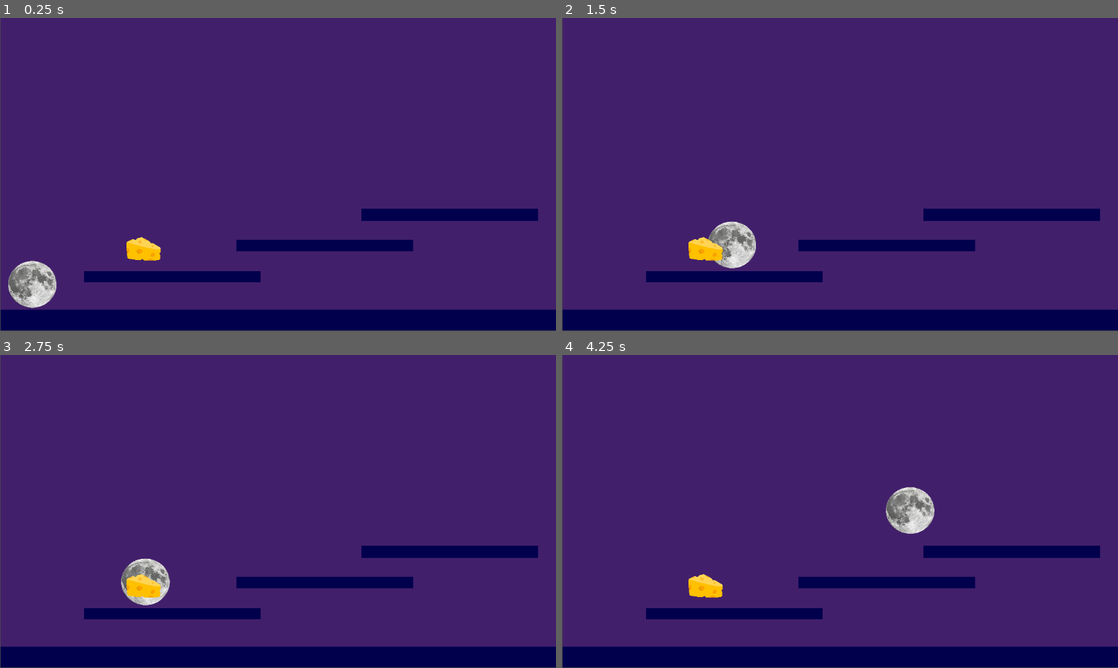
Above: before the commit, frames 1-4 (two rows, left to right).
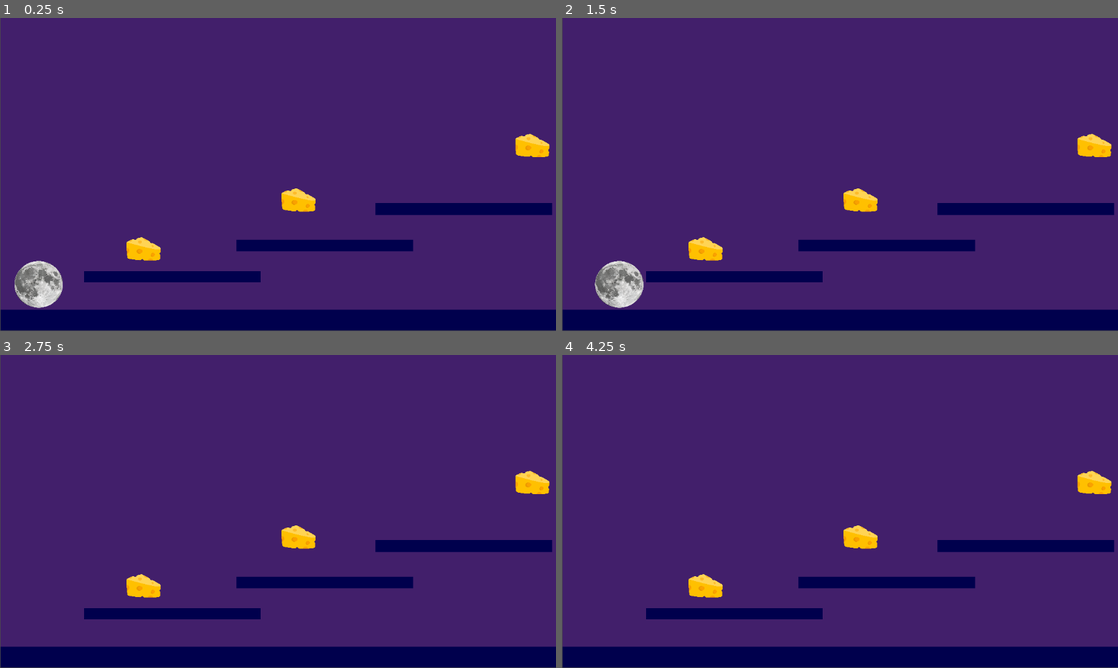
Above: after the commit, the same moments.

Repository: jadyn-h/WarioWareGame
Game: Godot game, scene res://Scenes/minigame_1.tscn
Two runs of this game, one before a commit and one after it. Both use one fixed random seed, a clock stepped at 60 frames per second and the inputs below. This scene is started directly instead of the project's main scene.
Inputs (mouse positions are in pixels of both pictures, inside the frame that each line leads up to):
- Up to frame 1 (0.25 s): no input
- Up to frame 2 (1.5 s): tap Enter (ui_accept) at 0.5, 0.77 s; move the mouse to (962, 158) at 0.52 s; hold Right (ui_right) from 0.53 s (still down); tap Alt at 0.6 s; click (962, 158) at 0.67 s; move the mouse to (728, 190) at 1.27 s; tap Shift at 1.35 s
- Up to frame 3 (2.75 s): tap Enter (ui_accept) at 1.52 s; move the mouse to (333, 442) at 2.02 s; release Right (ui_right) at 2.03 s; hold Left (ui_left) from 2.03 s (still down); tap Alt at 2.1 s
- Up to frame 4 (4.25 s): move the mouse to (812, 574) at 2.77 s; release Left (ui_left) at 2.78 s; hold Right (ui_right) from 2.78 s (still down); tap Shift at 2.85 s; click (812, 574) at 2.92 s; tap Enter (ui_accept) at 3.02, 3.77 s; move the mouse to (1006, 558) at 3.52 s; tap Alt at 3.6 s

The runs differ from the first frame. In frame 1, 2.9% of the frame differs, in the area x 1-100%, y 36-93%; in frame 2, 4.0%, in the area x 5-100%, y 36-93%; in frame 3, 2.7%; in frame 4, 3.1%.
Error after the commit: Attempt to call function 'Timer' in base 'null instance' on a null instance. (res://Scenes/minigame_1.gd:12)

Commit message:
created the mechanics behind the gameplay of the 1st minigame
theres a bug so idk if this really works

Diff:
--- /dev/null
+++ b/Scenes/cheese.gd
@@ -0,0 +1,13 @@
+extends Node2D
+@onready var player: CharacterBody2D = $"../Player"
+@onready var self_area = $Area2D
+@onready var player_area = $"../Player/Area2D"
+
+signal cheese_collected
+
+# Called every frame. 'delta' is the elapsed time since the previous frame.
+func _process(delta: float) -> void:
+	if player_area.overlaps_area(self_area):
+		if self.visible:
+			emit_signal("cheese_collected")
+			self.hide()
--- /dev/null
+++ b/Scenes/minigame_1.gd
@@ -0,0 +1,33 @@
+extends Node2D
+@onready var themed_timer: Node2D = $ThemedTimer
+#BUGGG got to figure this out hmm
+
+
+var cheese_collected = 0
+var timer_end = false
+
+# Called when the node enters the scene tree for the first time.
+func _ready() -> void:
+
+	await themed_timer.Timer(10.0)
+	timer_end = true
+
+# Called every frame. 'delta' is the elapsed time since the previous frame.
+func _process(delta: float) -> void:
+
+	if cheese_collected == 3:
+		if Global.minigames_done > 3:
+			get_tree().change_scene_to_file("res://Scenes/title_screen.tscn")
+			#MUST CHANGE TO AN END SCREEN LATER
+		else:
+			get_tree().change_scene_to_file("res://scenes/timer_screen.tscn")
+
+	if timer_end:
+		Global.minigames_done -=1
+		Global.lives -= 1
+		get_tree().change_scene_to_file("res://scenes/timer_screen.tscn")
+
+
+func _on_cheese_collection() -> void:
+	cheese_collected = cheese_collected +1
+	return
--- a/Scenes/minigame_1.tscn
+++ b/Scenes/minigame_1.tscn
@@ -1,8 +1,10 @@
 [gd_scene format=3 uid="uid://d1tk3xi631jt3"]
 
+[ext_resource type="Script" uid="uid://bmryqdroeoiji" path="res://Scenes/minigame_1.gd" id="1_5txvl"]
 [ext_resource type="Texture2D" uid="uid://yb3c1pntje1f" path="res://purple_bg.png" id="1_enoba"]
 [ext_resource type="PackedScene" uid="uid://x37ogllew5qs" path="res://Scenes/player.tscn" id="2_11mgy"]
 [ext_resource type="Texture2D" uid="uid://bjvbq3s51kbsp" path="res://cheese.png" id="3_f6tb2"]
+[ext_resource type="Script" uid="uid://ccqflni3lrju4" path="res://Scenes/cheese.gd" id="4_0uv5o"]
 
 [sub_resource type="RectangleShape2D" id="RectangleShape2D_11mgy"]
 size = Vector2(40, 40)
@@ -15,7 +17,7 @@
 tracks/0/type = "value"
 tracks/0/imported = false
 tracks/0/enabled = true
-tracks/0/path = NodePath("Node2D:position")
+tracks/0/path = NodePath("Cheese:position")
 tracks/0/interp = 1
 tracks/0/loop_wrap = true
 tracks/0/keys = {
@@ -31,7 +33,7 @@
 tracks/0/type = "value"
 tracks/0/imported = false
 tracks/0/enabled = true
-tracks/0/path = NodePath("Node2D:position")
+tracks/0/path = NodePath("Cheese:position")
 tracks/0/interp = 2
 tracks/0/loop_wrap = true
 tracks/0/keys = {
@@ -47,9 +49,13 @@
 &"floating": SubResource("Animation_o6yob")
 }
 
+[sub_resource type="CircleShape2D" id="CircleShape2D_f6tb2"]
+radius = 5.0719104
+
 [node name="minigame_1" type="Node2D" unique_id=2063248328]
 position = Vector2(1.0000305, 604)
 scale = Vector2(28.763334, 1.0864882)
+script = ExtResource("1_5txvl")
 
 [node name="Background" type="TextureRect" parent="." unique_id=370773156]
 offset_top = -557.7603
@@ -71,7 +77,7 @@
 shape = SubResource("RectangleShape2D_11mgy")
 
 [node name="Player" parent="." unique_id=76858177 instance=ExtResource("2_11mgy")]
-position = Vector2(-25.657661, -744.6007)
+position = Vector2(-25.205702, -747.36194)
 scale = Vector2(0.051494703, 1.3215199)
 
 [node name="Platform2" type="StaticBody2D" parent="." unique_id=19399911]
@@ -103,19 +109,20 @@
 [node name="Platform4" type="StaticBody2D" parent="." unique_id=285500489]
 
 [node name="ColorRect" type="ColorRect" parent="Platform4" unique_id=1026805281]
-offset_left = 25.622898
-offset_top = -192.36288
-offset_right = 38.34743
-offset_bottom = -169.35297
+offset_left = 27.048325
+offset_top = -203.40764
+offset_right = 39.772858
+offset_bottom = -180.39772
 color = Color(0, 0, 0.3019608, 1)
 
 [node name="CollisionShape2D" type="CollisionShape2D" parent="Platform4" unique_id=1801012728]
-position = Vector2(32.402363, -180.39772)
+position = Vector2(33.410587, -190.52208)
 shape = SubResource("RectangleShape2D_f6tb2")
 
-[node name="Node2D" type="Node2D" parent="." unique_id=342144442]
+[node name="Cheese" type="Node2D" parent="." unique_id=342144442]
+script = ExtResource("4_0uv5o")
 
-[node name="Cheese" type="TextureRect" parent="Node2D" unique_id=581811160]
+[node name="Cheese" type="TextureRect" parent="Cheese" unique_id=581811160]
 offset_left = 8.58732
 offset_top = -139.90027
 offset_right = 853.58734
@@ -123,6 +130,58 @@
 scale = Vector2(0.0032045909, 0.080257624)
 texture = ExtResource("3_f6tb2")
 
-[node name="AnimationPlayer" type="AnimationPlayer" parent="Node2D" unique_id=54946517]
+[node name="AnimationPlayer" type="AnimationPlayer" parent="Cheese" unique_id=54946517]
 root_node = NodePath("../..")
 libraries/ = SubResource("AnimationLibrary_5txvl")
+
+[node name="Area2D" type="Area2D" parent="Cheese" unique_id=175311780]
+
+[node name="CollisionShape2D" type="CollisionShape2D" parent="Cheese/Area2D" unique_id=1651116584]
+position = Vector2(10.290878, -116.89036)
+scale = Vector2(0.3030115, 7.5483494)
+shape = SubResource("CircleShape2D_f6tb2")
+
+[node name="Cheese3" type="Node2D" parent="." unique_id=606490878]
+
+[node name="Cheese" type="TextureRect" parent="Cheese3" unique_id=1078960997]
+offset_left = 37.06107
+offset_top = -336.8651
+offset_right = 882.0611
+offset_bottom = 294.1349
+scale = Vector2(0.0032045909, 0.080257624)
+texture = ExtResource("3_f6tb2")
+
+[node name="AnimationPlayer" type="AnimationPlayer" parent="Cheese3" unique_id=2046555010]
+root_node = NodePath("../..")
+libraries/ = SubResource("AnimationLibrary_5txvl")
+
+[node name="Area2D" type="Area2D" parent="Cheese3" unique_id=501628924]
+
+[node name="CollisionShape2D" type="CollisionShape2D" parent="Cheese3/Area2D" unique_id=1287866851]
+position = Vector2(38.208366, -311.09402)
+scale = Vector2(0.3030115, 7.5483494)
+shape = SubResource("CircleShape2D_f6tb2")
+
+[node name="Cheese2" type="Node2D" parent="." unique_id=169722334]
+position = Vector2(11.16004, -112.288376)
+
+[node name="Cheese" type="TextureRect" parent="Cheese2" unique_id=474083978]
+offset_left = 8.69162
+offset_top = -121.49234
+offset_right = 853.69165
+offset_bottom = 509.50766
+scale = Vector2(0.0032045909, 0.080257624)
+texture = ExtResource("3_f6tb2")
+
+[node name="AnimationPlayer" type="AnimationPlayer" parent="Cheese2" unique_id=2130300900]
+root_node = NodePath("../..")
+libraries/ = SubResource("AnimationLibrary_5txvl")
+
+[node name="Area2D" type="Area2D" parent="Cheese2" unique_id=1558992505]
+
+[node name="CollisionShape2D" type="CollisionShape2D" parent="Cheese2/Area2D" unique_id=1870914396]
+position = Vector2(10.290878, -93.88045)
+scale = Vector2(0.3030115, 7.5483494)
+shape = SubResource("CircleShape2D_f6tb2")
+
+[connection signal="cheese_collected" from="Cheese" to="." method="_on_cheese_collection"]
Not shown, added: Scenes/cheese.gd.uid
Not shown, added: Scenes/minigame_1.gd.uid
